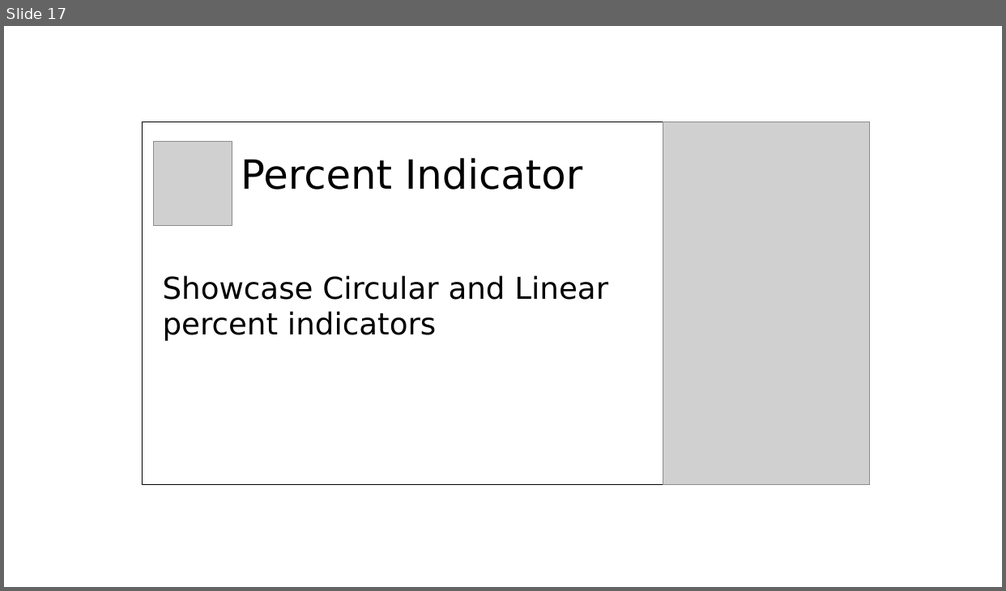
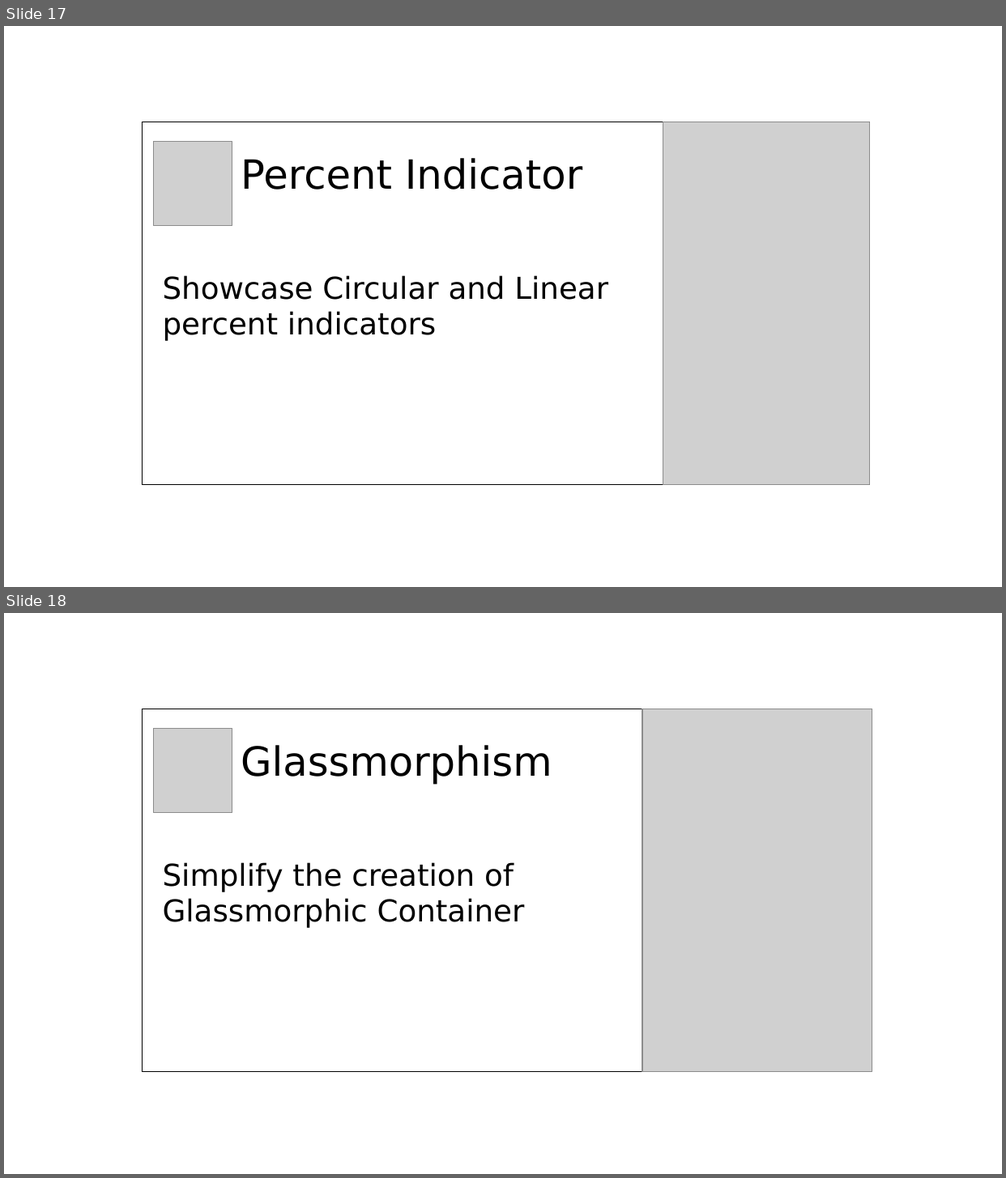
Before and after one commit to limcheekin/fluwix, a slide deck: doc/post-heading-design.odp. Shown one above the other, each under a label of ours: slide 17 before the commit, slides 17 and 18 after it. The pictures are 1006x591 and 1006x1178 pixels, drawn with LibreOffice and Linux fonts; fonts in the diff are those of the drawing; grey boxes stand for pictures. Boxes give left, top, right and bottom in pixels: in the first picture for what was removed or moved away, otherwise in the second. Text is boxed around its words. In the diff, an @@ line names an element or a change of style, - is before the commit and + after.

Commit message:
completed glassmorphism_design module

```diff
--- a/doc/post-heading-design.odp
+++ b/doc/post-heading-design.odp
@@ slide 18 added at (4, 613, 1002, 1174), background #FFFFFF @@
@@ rectangle added at (143, 709, 870, 1072), outline #000000 0 pt @@
@@ picture added at (642, 709, 872, 1072) @@
@@ picture added at (153, 728, 232, 812) @@
@@ text added at (163, 745, 552, 928), 24 pt, text #000000 @@
+Glassmorphism
+Simplify the creation of Glassmorphic Container
```
Also in this commit, not shown: 5 other files.
